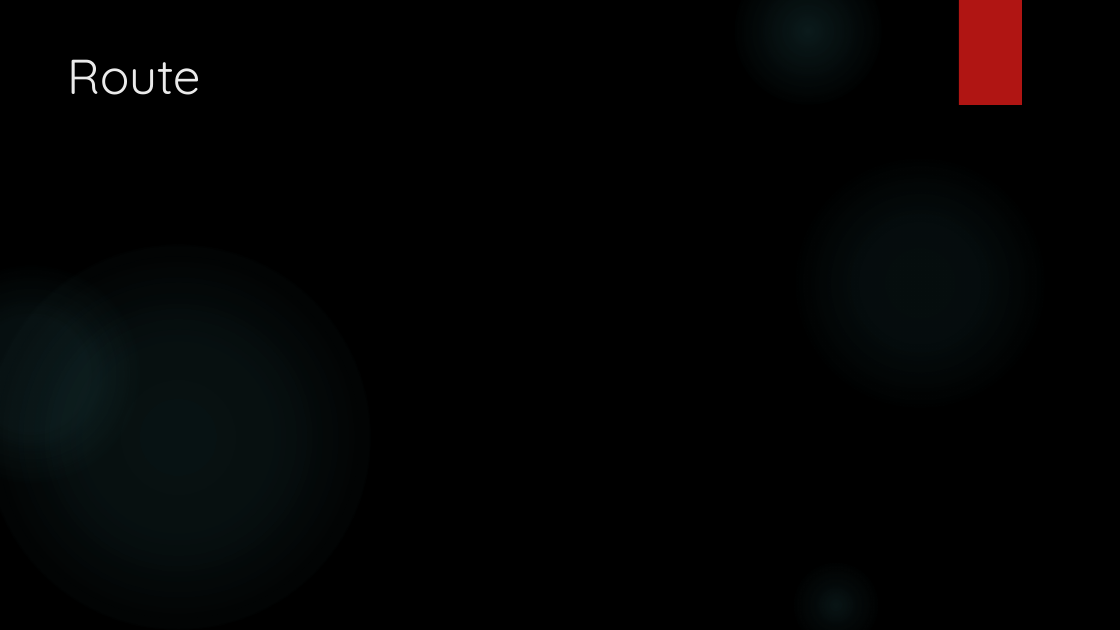
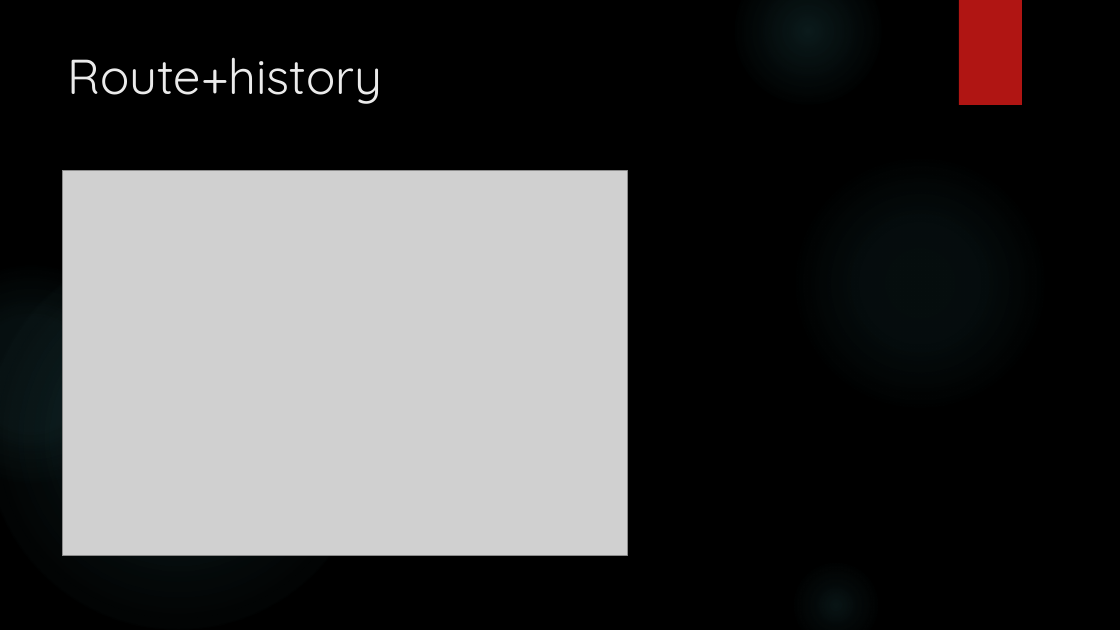
Before and after one commit to erichua23/prj, a slide deck: slide 49 of jsmvc/docs/Frontend MVC(EricHua).pptx (slide 35 before the commit). Drawn at 1120x630 pixels with LibreOffice and Linux fonts; fonts in the diff are those of the drawing; grey boxes stand for pictures; background and template pictures are left out. Boxes give left, top, right and bottom in pixels: in the first picture for what was removed or moved away, otherwise in the second. Text is boxed around its words. In the diff, an @@ line names an element or a change of style, - is before the commit and + after.

```diff
--- a/jsmvc/docs/Frontend MVC(EricHua).pptx
+++ b/jsmvc/docs/Frontend MVC(EricHua).pptx
@@ title at [68, 57, 382, 104]: text changed @@
-Route
+Route+history
@@ picture added at [62, 171, 627, 556] @@
```
Also in this commit, not shown: 18 other slides changed, 29 slides added, 19 slides removed.
